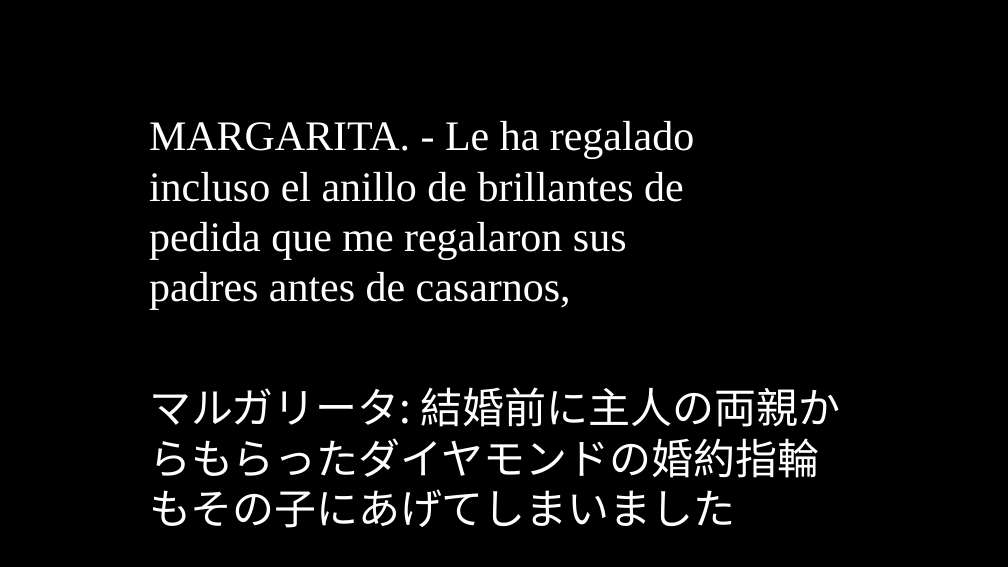
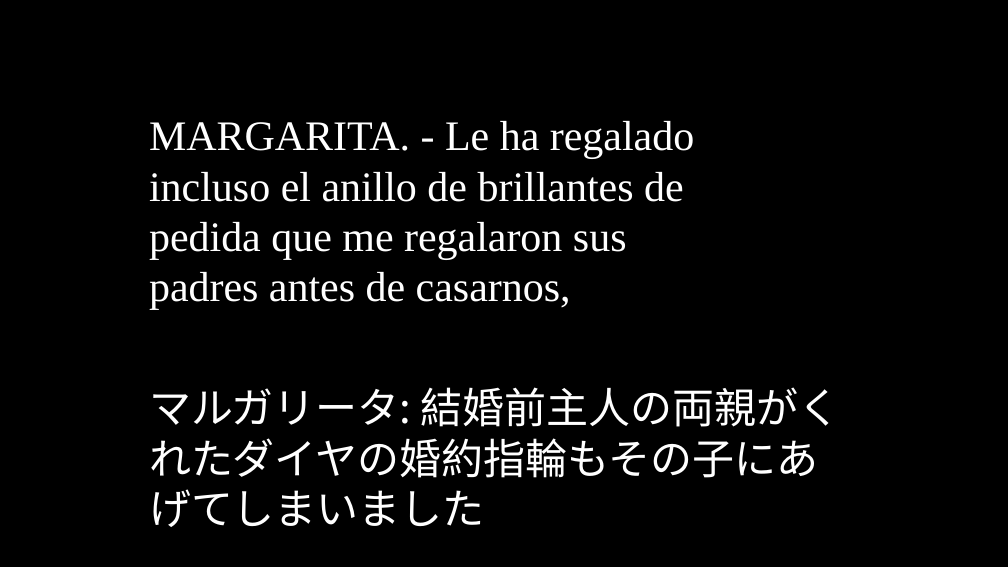
Before and after one commit to oulcggc/lang-drama-caption, a slide deck: slide 86 of complete-cap.pptx. Drawn at 1008x567 pixels with LibreOffice and Linux fonts; fonts in the diff are those of the drawing. Boxes give left, top, right and bottom in pixels: in the first picture for what was removed or moved away, otherwise in the second. Text is boxed around its words. In the diff, an @@ line names an element or a change of style, - is before the commit and + after.

```diff
--- a/complete-cap.pptx
+++ b/complete-cap.pptx
@@ text at (149,387,841,527): text changed @@
-マルガリータ: 結婚前に主人の両親からもらったダイヤモンドの婚約指輪もその子にあげてしまいました
+マルガリータ: 結婚前主人の両親がくれたダイヤの婚約指輪もその子にあげてしまいました
```
Also in this commit, not shown: 66 other slides changed, 1 slide removed, 3 other files.
